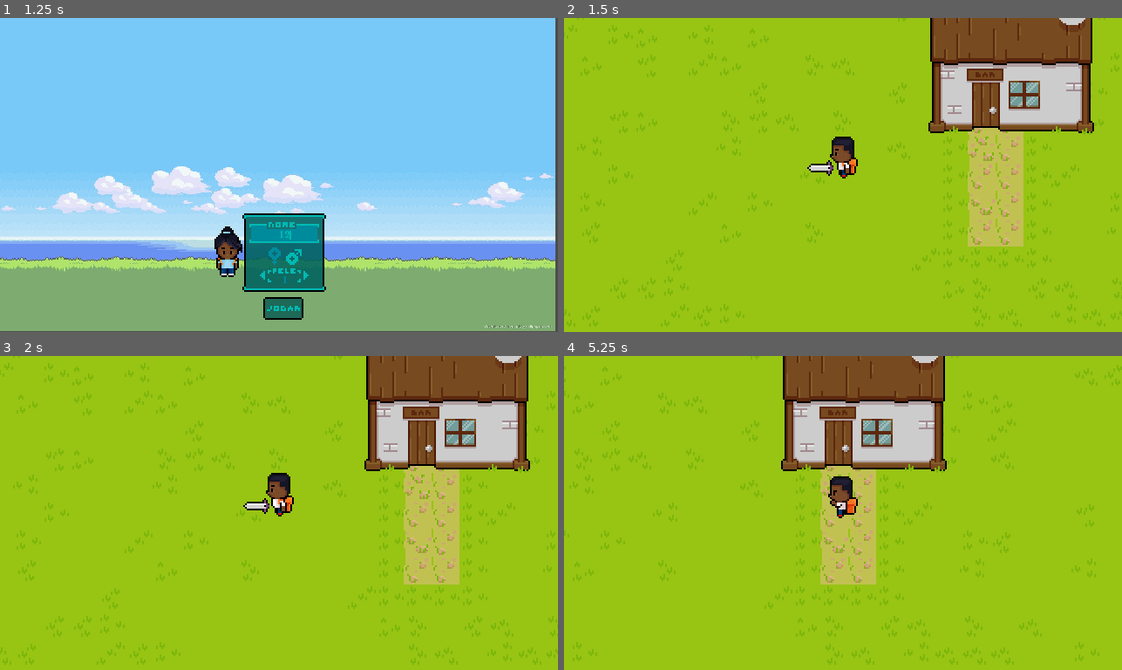
Above: before the commit, frames 1-4 (two rows, left to right).
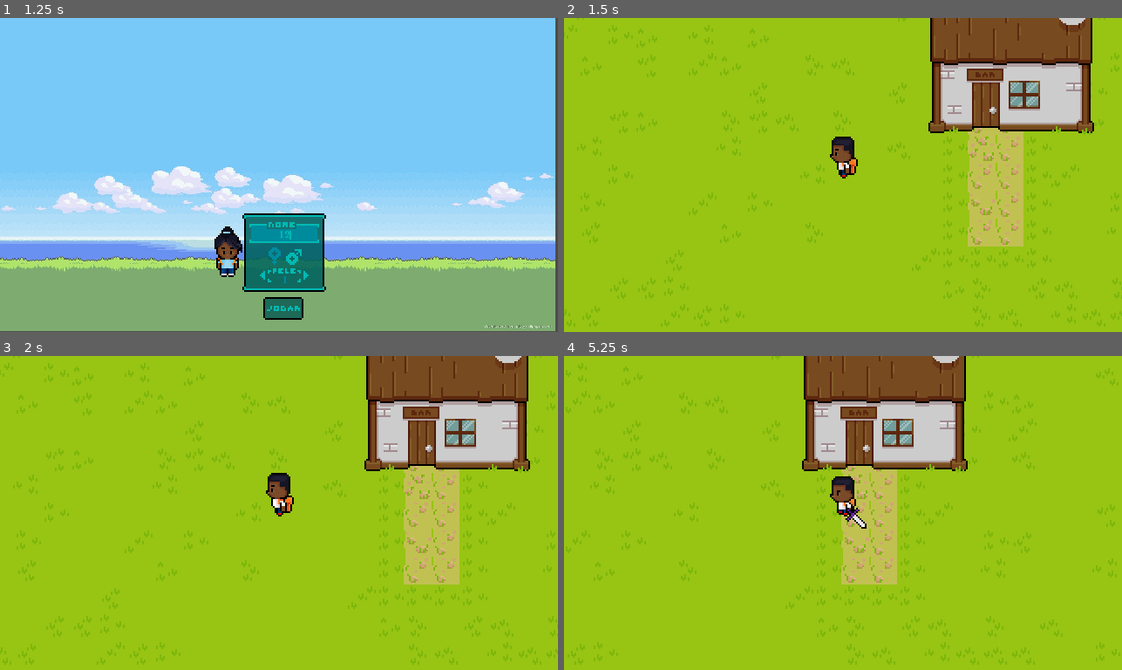
Above: after the commit, the same moments.

Repository: LeonardoLpds/the-game
Game: Godot game, scene res://Scenes/CharCreation/CharCreate.tscn
Two runs of this game, one before a commit and one after it. Both use one fixed random seed, a clock stepped at 60 frames per second and the inputs below.
Inputs (mouse positions are in pixels of both pictures, inside the frame that each line leads up to):
- Up to frame 1 (1.25 s): click (284, 234) at 0.52 s; type "12" at 0.6 s
- Up to frame 2 (1.5 s): click (848, 306) at 1.25 s
- Up to frame 3 (2 s): no input
- Up to frame 4 (5.25 s): tap Enter at 2 s; hold Right (ui_right) 2.03-2.78 s; tap J (attack) every 0.75 s from 2.1 to 5.1 s; hold Down (ui_down) 2.78-3.53 s; hold Right (ui_right) 3.53-4.28 s; hold Up (ui_up) 4.28-5.03 s; hold Left (ui_left) from 5.03 s (still down)

Frame 1 is identical in both runs. In frame 2, 0.1% of the frame differs, in the area x 43-49%, y 45-51%; in frame 3, 0.1%; in frame 4, 15%, in the area x 0-100%, y 0-99%.

Commit message:
Separando sprite da espada e criando colision shapes ao atacar

Diff:
--- a/Player/Player.gd
+++ b/Player/Player.gd
@@ -38,6 +38,10 @@
 		animationTree.set("parameters/Attack/blend_position", input)
 		animationState.travel("Run")
 		velocity = velocity.move_toward(input * WALK_SPEED, ACCELERATION)
+		if y < 0:
+			self.move_child($Sword, 0)
+		else:
+			self.move_child($Sword, self.get_child_count())
 	else:
 		animationState.travel("Idle")
 		velocity = velocity.move_toward(Vector2.ZERO, ACCELERATION)
@@ -51,6 +55,5 @@
 	velocity = Vector2.ZERO
 	animationState.travel("Attack")
 
-
 func reset_state():
 	state = MOVE
--- a/Player/Player.tscn
+++ b/Player/Player.tscn
@@ -10,7 +10,7 @@
 
 [sub_resource type="Animation" id=2]
 resource_name = "Attack Down"
-length = 0.35
+length = 0.4
 step = 0.05
 tracks/0/type = "value"
 tracks/0/path = NodePath("Sprite:frame")
@@ -19,10 +19,10 @@
 tracks/0/imported = false
 tracks/0/enabled = true
 tracks/0/keys = {
-"times": PoolRealArray( 0, 0.05, 0.1, 0.15, 0.2, 0.25, 0.3 ),
-"transitions": PoolRealArray( 1, 1, 1, 1, 1, 1, 1 ),
-"update": 1,
-"values": [ 32, 33, 34, 35, 36, 37, 38 ]
+"times": PoolRealArray( 0, 0.1, 0.2, 0.3 ),
+"transitions": PoolRealArray( 1, 1, 1, 1 ),
+"update": 1,
+"values": [ 41, 42, 43, 44 ]
 }
 tracks/1/type = "value"
 tracks/1/path = NodePath("Sprite:flip_h")
@@ -43,7 +43,261 @@
 tracks/2/imported = false
 tracks/2/enabled = true
 tracks/2/keys = {
-"times": PoolRealArray( 0.3 ),
+"times": PoolRealArray( 0.35 ),
+"transitions": PoolRealArray( 1 ),
+"values": [ {
+"args": [  ],
+"method": "reset_state"
+} ]
+}
+tracks/3/type = "value"
+tracks/3/path = NodePath("Sword/Sword2D/SwordSprite:visible")
+tracks/3/interp = 1
+tracks/3/loop_wrap = true
+tracks/3/imported = false
+tracks/3/enabled = true
+tracks/3/keys = {
+"times": PoolRealArray( 0, 0.35 ),
+"transitions": PoolRealArray( 1, 1 ),
+"update": 1,
+"values": [ true, false ]
+}
+tracks/4/type = "value"
+tracks/4/path = NodePath("Sword/Sword2D/SwordSprite:frame")
+tracks/4/interp = 1
+tracks/4/loop_wrap = true
+tracks/4/imported = false
+tracks/4/enabled = true
+tracks/4/keys = {
+"times": PoolRealArray( 0, 0.1, 0.2, 0.3 ),
+"transitions": PoolRealArray( 1, 1, 1, 1 ),
+"update": 1,
+"values": [ 4, 5, 6, 7 ]
+}
+tracks/5/type = "value"
+tracks/5/path = NodePath("Sword/Sword2D/SwordSprite:flip_h")
+tracks/5/interp = 1
+tracks/5/loop_wrap = true
+tracks/5/imported = false
+tracks/5/enabled = true
+tracks/5/keys = {
+"times": PoolRealArray( 0 ),
+"transitions": PoolRealArray( 1 ),
+"update": 1,
+"values": [ false ]
+}
+tracks/6/type = "value"
+tracks/6/path = NodePath("Sword:position")
+tracks/6/interp = 1
+tracks/6/loop_wrap = true
+tracks/6/imported = false
+tracks/6/enabled = true
+tracks/6/keys = {
+"times": PoolRealArray( 0 ),
+"transitions": PoolRealArray( 1 ),
+"update": 0,
+"values": [ Vector2( -0.52383, -1.00226 ) ]
+}
+tracks/7/type = "value"
+tracks/7/path = NodePath("Sword/Sword2D/CollisionShape2D:disabled")
+tracks/7/interp = 1
+tracks/7/loop_wrap = true
+tracks/7/imported = false
+tracks/7/enabled = true
+tracks/7/keys = {
+"times": PoolRealArray( 0.2, 0.35 ),
+"transitions": PoolRealArray( 1, 1 ),
+"update": 1,
+"values": [ false, true ]
+}
+tracks/8/type = "value"
+tracks/8/path = NodePath("Sword/Sword2D/CollisionShape2D:rotation_degrees")
+tracks/8/interp = 1
+tracks/8/loop_wrap = true
+tracks/8/imported = false
+tracks/8/enabled = true
+tracks/8/keys = {
+"times": PoolRealArray( 0.2 ),
+"transitions": PoolRealArray( 1 ),
+"update": 0,
+"values": [ 90.0 ]
+}
+tracks/9/type = "value"
+tracks/9/path = NodePath("Sword/Sword2D/CollisionShape2D:position")
+tracks/9/interp = 1
+tracks/9/loop_wrap = true
+tracks/9/imported = false
+tracks/9/enabled = true
+tracks/9/keys = {
+"times": PoolRealArray( 0.2 ),
+"transitions": PoolRealArray( 1 ),
+"update": 0,
+"values": [ Vector2( 1.36292, 13.1522 ) ]
+}
+
+[sub_resource type="Animation" id=3]
+resource_name = "Attack Left"
+length = 0.4
+step = 0.05
+tracks/0/type = "value"
+tracks/0/path = NodePath("Sprite:frame")
+tracks/0/interp = 1
+tracks/0/loop_wrap = true
+tracks/0/imported = false
+tracks/0/enabled = true
+tracks/0/keys = {
+"times": PoolRealArray( 0, 0.1, 0.2, 0.3 ),
+"transitions": PoolRealArray( 1, 1, 1, 1 ),
+"update": 1,
+"values": [ 33, 34, 35, 36 ]
+}
+tracks/1/type = "value"
+tracks/1/path = NodePath("Sprite:flip_h")
+tracks/1/interp = 1
+tracks/1/loop_wrap = true
+tracks/1/imported = false
+tracks/1/enabled = true
+tracks/1/keys = {
+"times": PoolRealArray( 0 ),
+"transitions": PoolRealArray( 1 ),
+"update": 1,
+"values": [ true ]
+}
+tracks/2/type = "method"
+tracks/2/path = NodePath(".")
+tracks/2/interp = 1
+tracks/2/loop_wrap = true
+tracks/2/imported = false
+tracks/2/enabled = true
+tracks/2/keys = {
+"times": PoolRealArray( 0.35 ),
+"transitions": PoolRealArray( 1 ),
+"values": [ {
+"args": [  ],
+"method": "reset_state"
+} ]
+}
+tracks/3/type = "value"
+tracks/3/path = NodePath("Sword/Sword2D/SwordSprite:visible")
+tracks/3/interp = 1
+tracks/3/loop_wrap = true
+tracks/3/imported = false
+tracks/3/enabled = true
+tracks/3/keys = {
+"times": PoolRealArray( 0, 0.35 ),
+"transitions": PoolRealArray( 1, 1 ),
+"update": 1,
+"values": [ true, false ]
+}
+tracks/4/type = "value"
+tracks/4/path = NodePath("Sword/Sword2D/SwordSprite:frame")
+tracks/4/interp = 1
+tracks/4/loop_wrap = true
+tracks/4/imported = false
+tracks/4/enabled = true
+tracks/4/keys = {
+"times": PoolRealArray( 0, 0.1, 0.2, 0.3 ),
+"transitions": PoolRealArray( 1, 1, 1, 1 ),
+"update": 1,
+"values": [ 0, 1, 2, 3 ]
+}
+tracks/5/type = "value"
+tracks/5/path = NodePath("Sword/Sword2D/SwordSprite:flip_h")
+tracks/5/interp = 1
+tracks/5/loop_wrap = true
+tracks/5/imported = false
+tracks/5/enabled = true
+tracks/5/keys = {
+"times": PoolRealArray( 0 ),
+"transitions": PoolRealArray( 1 ),
+"update": 1,
+"values": [ true ]
+}
+tracks/6/type = "value"
+tracks/6/path = NodePath("Sword:position")
+tracks/6/interp = 1
+tracks/6/loop_wrap = true
+tracks/6/imported = false
+tracks/6/enabled = true
+tracks/6/keys = {
+"times": PoolRealArray( 0 ),
+"transitions": PoolRealArray( 1 ),
+"update": 0,
+"values": [ Vector2( 0.560726, -1.00226 ) ]
+}
+tracks/7/type = "value"
+tracks/7/path = NodePath("Sword/Sword2D/CollisionShape2D:disabled")
+tracks/7/interp = 1
+tracks/7/loop_wrap = true
+tracks/7/imported = false
+tracks/7/enabled = true
+tracks/7/keys = {
+"times": PoolRealArray( 0.2, 0.35 ),
+"transitions": PoolRealArray( 1, 1 ),
+"update": 1,
+"values": [ false, true ]
+}
+tracks/8/type = "value"
+tracks/8/path = NodePath("Sword/Sword2D/CollisionShape2D:position")
+tracks/8/interp = 1
+tracks/8/loop_wrap = true
+tracks/8/imported = false
+tracks/8/enabled = true
+tracks/8/keys = {
+"times": PoolRealArray( 0.2 ),
+"transitions": PoolRealArray( 1 ),
+"update": 0,
+"values": [ Vector2( -15.1912, -5.25593 ) ]
+}
+tracks/9/type = "value"
+tracks/9/path = NodePath("Sword/Sword2D/CollisionShape2D:rotation_degrees")
+tracks/9/interp = 1
+tracks/9/loop_wrap = true
+tracks/9/imported = false
+tracks/9/enabled = true
+tracks/9/keys = {
+"times": PoolRealArray( 0.2 ),
+"transitions": PoolRealArray( 1 ),
+"update": 0,
+"values": [ 0.0 ]
+}
+
+[sub_resource type="Animation" id=4]
+resource_name = "Attack Right"
+length = 0.4
+step = 0.05
+tracks/0/type = "value"
+tracks/0/path = NodePath("Sprite:frame")
+tracks/0/interp = 1
+tracks/0/loop_wrap = true
+tracks/0/imported = false
+tracks/0/enabled = true
+tracks/0/keys = {
+"times": PoolRealArray( 0, 0.001, 0.1, 0.2, 0.3 ),
+"transitions": PoolRealArray( 1, 1, 1, 1, 1 ),
+"update": 1,
+"values": [ 61, 33, 34, 35, 36 ]
+}
+tracks/1/type = "value"
+tracks/1/path = NodePath("Sprite:flip_h")
+tracks/1/interp = 1
+tracks/1/loop_wrap = true
+tracks/1/imported = false
+tracks/1/enabled = true
+tracks/1/keys = {
+"times": PoolRealArray( 0 ),
+"transitions": PoolRealArray( 1 ),
+"update": 1,
+"values": [ false ]
+}
+tracks/2/type = "method"
+tracks/2/path = NodePath(".")
+tracks/2/interp = 1
+tracks/2/loop_wrap = true
+tracks/2/imported = false
+tracks/2/enabled = true
+tracks/2/keys = {
+"times": PoolRealArray( 0.35 ),
 "transitions": PoolRealArray( 1 ),
 "values": [ {
 "args": [  ],
@@ -57,63 +311,87 @@
 tracks/3/imported = false
 tracks/3/enabled = true
 tracks/3/keys = {
-"times": PoolRealArray( 0, 0.05, 0.1, 0.15, 0.2, 0.25, 0.3 ),
-"transitions": PoolRealArray( 1, 1, 1, 1, 1, 1, 1 ),
-"update": 1,
-"values": [ Vector2( 0, 0 ), Vector2( 3.30356, 8.43588 ), Vector2( 4.54239, 10.2646 ), Vector2( 15.5149, 15.4559 ), Vector2( 26.8867, 10.1045 ), Vector2( 26.8124, 6.09093 ), Vector2( 26.8124, 6.09093 ) ]
+"times": PoolRealArray( 0 ),
+"transitions": PoolRealArray( 1 ),
+"update": 0,
+"values": [ Vector2( -0.52383, -1.00226 ) ]
 }
 tracks/4/type = "value"
-tracks/4/path = NodePath("Sword/Area2D/Sprite:rotation_degrees")
-tracks/4/interp = 2
+tracks/4/path = NodePath("Sword/Sword2D/SwordSprite:flip_h")
+tracks/4/interp = 1
 tracks/4/loop_wrap = true
 tracks/4/imported = false
 tracks/4/enabled = true
 tracks/4/keys = {
-"times": PoolRealArray( 0, 0.05, 0.1, 0.15, 0.2, 0.25 ),
-"transitions": PoolRealArray( 1, 1, 1, 1, 1, 1 ),
-"update": 1,
-"values": [ -90.0, -130.0, -130.0, -180.0, -230.0, -230.0 ]
+"times": PoolRealArray( 0 ),
+"transitions": PoolRealArray( 1 ),
+"update": 1,
+"values": [ false ]
 }
 tracks/5/type = "value"
-tracks/5/path = NodePath("Sword/Area2D/Sprite:visible")
+tracks/5/path = NodePath("Sword/Sword2D/SwordSprite:frame")
 tracks/5/interp = 1
 tracks/5/loop_wrap = true
 tracks/5/imported = false
 tracks/5/enabled = true
 tracks/5/keys = {
-"times": PoolRealArray( 0, 0.3 ),
-"transitions": PoolRealArray( 1, 1 ),
-"update": 1,
-"values": [ true, false ]
+"times": PoolRealArray( 0, 0.1, 0.2, 0.3 ),
+"transitions": PoolRealArray( 1, 1, 1, 1 ),
+"update": 1,
+"values": [ 0, 1, 2, 3 ]
 }
 tracks/6/type = "value"
-tracks/6/path = NodePath("Sword/Area2D/CollisionPolygon2D:rotation_degrees")
+tracks/6/path = NodePath("Sword/Sword2D/SwordSprite:visible")
 tracks/6/interp = 1
 tracks/6/loop_wrap = true
 tracks/6/imported = false
 tracks/6/enabled = true
 tracks/6/keys = {
-"times": PoolRealArray( 0, 0.05, 0.1, 0.15, 0.2, 0.25 ),
-"transitions": PoolRealArray( 1, 1, 1, 1, 1, 1 ),
-"update": 1,
-"values": [ -90.0, -130.0, -130.0, -180.0, -230.0, -230.0 ]
+"times": PoolRealArray( 0, 0.35 ),
+"transitions": PoolRealArray( 1, 1 ),
+"update": 1,
+"values": [ true, false ]
 }
 tracks/7/type = "value"
-tracks/7/path = NodePath("Sword/Area2D/CollisionPolygon2D:disabled")
+tracks/7/path = NodePath("Sword/Sword2D/CollisionShape2D:position")
 tracks/7/interp = 1
 tracks/7/loop_wrap = true
 tracks/7/imported = false
 tracks/7/enabled = true
 tracks/7/keys = {
-"times": PoolRealArray( 0, 0.3 ),
+"times": PoolRealArray( 0.2 ),
+"transitions": PoolRealArray( 1 ),
+"update": 0,
+"values": [ Vector2( 15.1838, -5.25593 ) ]
+}
+tracks/8/type = "value"
+tracks/8/path = NodePath("Sword/Sword2D/CollisionShape2D:disabled")
+tracks/8/interp = 1
+tracks/8/loop_wrap = true
+tracks/8/imported = false
+tracks/8/enabled = true
+tracks/8/keys = {
+"times": PoolRealArray( 0.2, 0.35 ),
 "transitions": PoolRealArray( 1, 1 ),
 "update": 1,
 "values": [ false, true ]
 }
-
-[sub_resource type="Animation" id=3]
-resource_name = "Attack Left"
-length = 0.35
+tracks/9/type = "value"
+tracks/9/path = NodePath("Sword/Sword2D/CollisionShape2D:rotation_degrees")
+tracks/9/interp = 1
+tracks/9/loop_wrap = true
+tracks/9/imported = false
+tracks/9/enabled = true
+tracks/9/keys = {
+"times": PoolRealArray( 0.2 ),
+"transitions": PoolRealArray( 1 ),
+"update": 0,
+"values": [ 0.0 ]
+}
+
+[sub_resource type="Animation" id=5]
+resource_name = "Attack Up"
+length = 0.4
 step = 0.05
 tracks/0/type = "value"
 tracks/0/path = NodePath("Sprite:frame")
@@ -122,10 +400,10 @@
 tracks/0/imported = false
 tracks/0/enabled = true
 tracks/0/keys = {
-"times": PoolRealArray( 0, 0.05, 0.1, 0.15, 0.2, 0.25, 0.3 ),
-"transitions": PoolRealArray( 1, 1, 1, 1, 1, 1, 1 ),
-"update": 1,
-"values": [ 40, 41, 42, 43, 44, 45, 46 ]
+"times": PoolRealArray( 0, 0.1, 0.2, 0.3 ),
+"transitions": PoolRealArray( 1, 1, 1, 1 ),
+"update": 1,
+"values": [ 49, 50, 51, 52 ]
 }
 tracks/1/type = "value"
 tracks/1/path = NodePath("Sprite:flip_h")
@@ -146,98 +424,96 @@
 tracks/2/imported = false
 tracks/2/enabled = true
 tracks/2/keys = {
-"times": PoolRealArray( 0.3 ),
+"times": PoolRealArray( 0.35 ),
 "transitions": PoolRealArray( 1 ),
 "values": [ {
 "args": [  ],
 "method": "reset_state"
 } ]
 }
-
-[sub_resource type="Animation" id=4]
-resource_name = "Attack Right"
-length = 0.35
-step = 0.05
-tracks/0/type = "value"
-tracks/0/path = NodePath("Sprite:frame")
-tracks/0/interp = 1
-tracks/0/loop_wrap = true
-tracks/0/imported = false
-tracks/0/enabled = true
-tracks/0/keys = {
-"times": PoolRealArray( 0, 0.001, 0.05, 0.1, 0.15, 0.2, 0.25, 0.3 ),
-"transitions": PoolRealArray( 1, 1, 1, 1, 1, 1, 1, 1 ),
-"update": 1,
-"values": [ 61, 40, 41, 42, 43, 44, 45, 46 ]
-}
-tracks/1/type = "value"
-tracks/1/path = NodePath("Sprite:flip_h")
-tracks/1/interp = 1
-tracks/1/loop_wrap = true
-tracks/1/imported = false
-tracks/1/enabled = true
-tracks/1/keys = {
-"times": PoolRealArray( 0 ),
-"transitions": PoolRealArray( 1 ),
-"update": 1,
-"values": [ true ]
-}
-tracks/2/type = "method"
-tracks/2/path = NodePath(".")
-tracks/2/interp = 1
-tracks/2/loop_wrap = true
-tracks/2/imported = false
-tracks/2/enabled = true
-tracks/2/keys = {
-"times": PoolRealArray( 0.3 ),
-"transitions": PoolRealArray( 1 ),
-"values": [ {
-"args": [  ],
-"method": "reset_state"
-} ]
-}
-
-[sub_resource type="Animation" id=5]
-resource_name = "Attack Up"
-length = 0.35
-step = 0.05
-tracks/0/type = "value"
-tracks/0/path = NodePath("Sprite:frame")
-tracks/0/interp = 1
-tracks/0/loop_wrap = true
-tracks/0/imported = false
-tracks/0/enabled = true
-tracks/0/keys = {
-"times": PoolRealArray( 0, 0.05, 0.1, 0.15, 0.2, 0.25, 0.3 ),
-"transitions": PoolRealArray( 1, 1, 1, 1, 1, 1, 1 ),
-"update": 1,
-"values": [ 48, 49, 50, 51, 52, 53, 54 ]
-}
-tracks/1/type = "value"
-tracks/1/path = NodePath("Sprite:flip_h")
-tracks/1/interp = 1
-tracks/1/loop_wrap = true
-tracks/1/imported = false
-tracks/1/enabled = true
-tracks/1/keys = {
-"times": PoolRealArray( 0 ),
-"transitions": PoolRealArray( 1 ),
-"update": 1,
-"values": [ false ]
-}
-tracks/2/type = "method"
-tracks/2/path = NodePath(".")
-tracks/2/interp = 1
-tracks/2/loop_wrap = true
-tracks/2/imported = false
-tracks/2/enabled = true
-tracks/2/keys = {
-"times": PoolRealArray( 0.3 ),
-"transitions": PoolRealArray( 1 ),
-"values": [ {
-"args": [  ],
-"method": "reset_state"
-} ]
+tracks/3/type = "value"
+tracks/3/path = NodePath("Sword:position")
+tracks/3/interp = 1
+tracks/3/loop_wrap = true
+tracks/3/imported = false
+tracks/3/enabled = true
+tracks/3/keys = {
+"times": PoolRealArray( 0 ),
+"transitions": PoolRealArray( 1 ),
+"update": 0,
+"values": [ Vector2( -0.52383, -1.00226 ) ]
+}
+tracks/4/type = "value"
+tracks/4/path = NodePath("Sword/Sword2D/SwordSprite:visible")
+tracks/4/interp = 1
+tracks/4/loop_wrap = true
+tracks/4/imported = false
+tracks/4/enabled = true
+tracks/4/keys = {
+"times": PoolRealArray( 0, 0.35 ),
+"transitions": PoolRealArray( 1, 1 ),
+"update": 1,
+"values": [ true, false ]
+}
+tracks/5/type = "value"
+tracks/5/path = NodePath("Sword/Sword2D/SwordSprite:frame")
+tracks/5/interp = 1
+tracks/5/loop_wrap = true
+tracks/5/imported = false
+tracks/5/enabled = true
+tracks/5/keys = {
+"times": PoolRealArray( 0, 0.1, 0.2, 0.3 ),
+"transitions": PoolRealArray( 1, 1, 1, 1 ),
+"update": 1,
+"values": [ 8, 9, 10, 11 ]
+}
+tracks/6/type = "value"
+tracks/6/path = NodePath("Sword/Sword2D/SwordSprite:flip_h")
+tracks/6/interp = 1
+tracks/6/loop_wrap = true
+tracks/6/imported = false
+tracks/6/enabled = true
+tracks/6/keys = {
+"times": PoolRealArray( 0 ),
+"transitions": PoolRealArray( 1 ),
+"update": 1,
+"values": [ false ]
+}
+tracks/7/type = "value"
+tracks/7/path = NodePath("Sword/Sword2D/CollisionShape2D:rotation_degrees")
+tracks/7/interp = 1
+tracks/7/loop_wrap = true
+tracks/7/imported = false
+tracks/7/enabled = true
+tracks/7/keys = {
+"times": PoolRealArray( 0.2 ),
+"transitions": PoolRealArray( 1 ),
+"update": 0,
+"values": [ 90.0 ]
+}
+tracks/8/type = "value"
+tracks/8/path = NodePath("Sword/Sword2D/CollisionShape2D:disabled")
+tracks/8/interp = 1
+tracks/8/loop_wrap = true
+tracks/8/imported = false
+tracks/8/enabled = true
+tracks/8/keys = {
+"times": PoolRealArray( 0.2, 0.35 ),
+"transitions": PoolRealArray( 1, 1 ),
+"update": 1,
+"values": [ false, true ]
+}
+tracks/9/type = "value"
+tracks/9/path = NodePath("Sword/Sword2D/CollisionShape2D:position")
+tracks/9/interp = 1
+tracks/9/loop_wrap = true
+tracks/9/imported = false
+tracks/9/enabled = true
+tracks/9/keys = {
+"times": PoolRealArray( 0.2 ),
+"transitions": PoolRealArray( 1 ),
+"update": 0,
+"values": [ Vector2( 3.08454, -23.1344 ) ]
 }
 
 [sub_resource type="Animation" id=6]
@@ -560,6 +836,10 @@
 
 [sub_resource type="AnimationNodeStateMachinePlayback" id=34]
 
+[sub_resource type="CapsuleShape2D" id=35]
+radius = 7.85546
+height = 27.4169
+
 [node name="Player" type="KinematicBody2D"]
 script = ExtResource( 2 )
 
@@ -568,7 +848,6 @@
 texture = ExtResource( 1 )
 hframes = 8
 vframes = 7
-frame = 32
 
 [node name="CollisionShape2D" type="CollisionShape2D" parent="."]
 rotation = 1.57079
@@ -600,14 +879,17 @@
 parameters/Run/blend_position = Vector2( 0, 0 )
 
 [node name="Sword" type="Node2D" parent="."]
-
-[node name="Area2D" type="Area2D" parent="Sword"]
-position = Vector2( -13.4966, -4.47027 )
-
-[node name="Sprite" type="Sprite" parent="Sword/Area2D"]
-rotation = -1.5708
+position = Vector2( -0.52383, -1.00226 )
+
+[node name="Sword2D" type="Area2D" parent="Sword"]
+
+[node name="SwordSprite" type="Sprite" parent="Sword/Sword2D"]
+visible = false
 texture = ExtResource( 3 )
-
-[node name="CollisionPolygon2D" type="CollisionPolygon2D" parent="Sword/Area2D"]
-rotation = -1.5708
-polygon = PoolVector2Array( 0, -7, -1, -7, -3, -5, -3, 4, 2, 4, 2, -5 )
+hframes = 4
+vframes = 3
+frame = 11
+
+[node name="CollisionShape2D" type="CollisionShape2D" parent="Sword/Sword2D"]
+shape = SubResource( 35 )
+disabled = true
Binary file changed: Aseprites/Heroi.aseprite
Binary file removed: Aseprites/Heroi.png
Binary file changed: Aseprites/sword.aseprite
Binary file changed: Player/Heroi.png
Not shown: 1 places in Player/Player.tscn that only renumber resources
Binary file changed: Weapons/sword.png
Binary file added: Weapons/sword_effect.png
Not shown, added: Weapons/sword_effect.png.import
